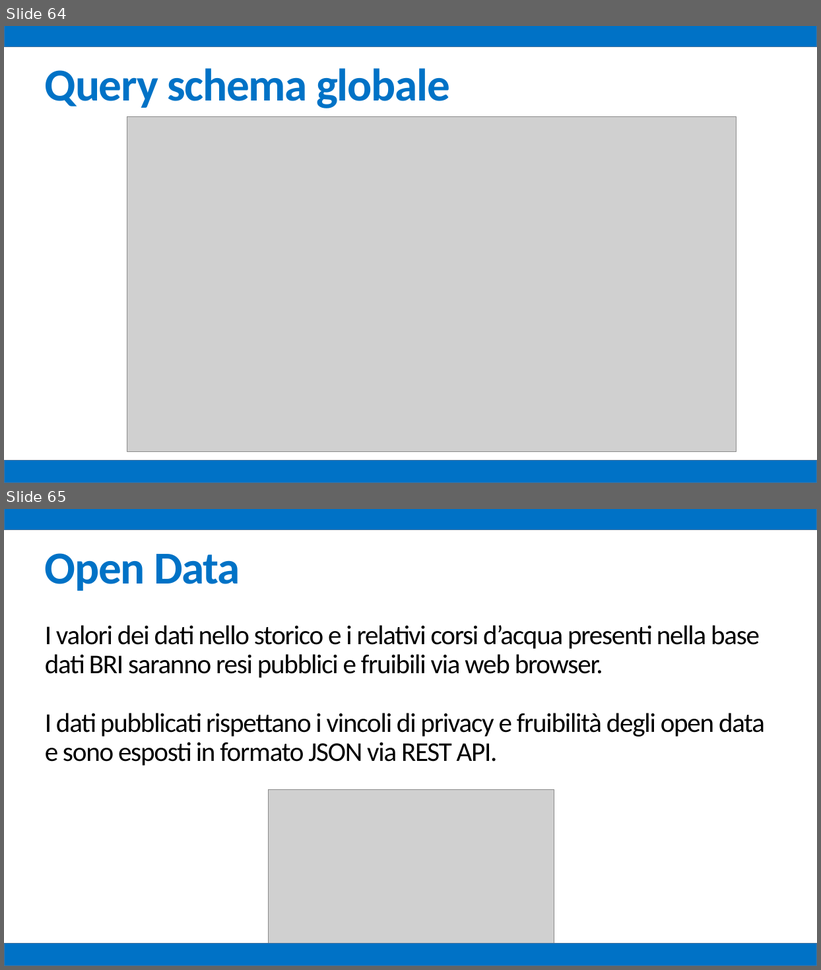
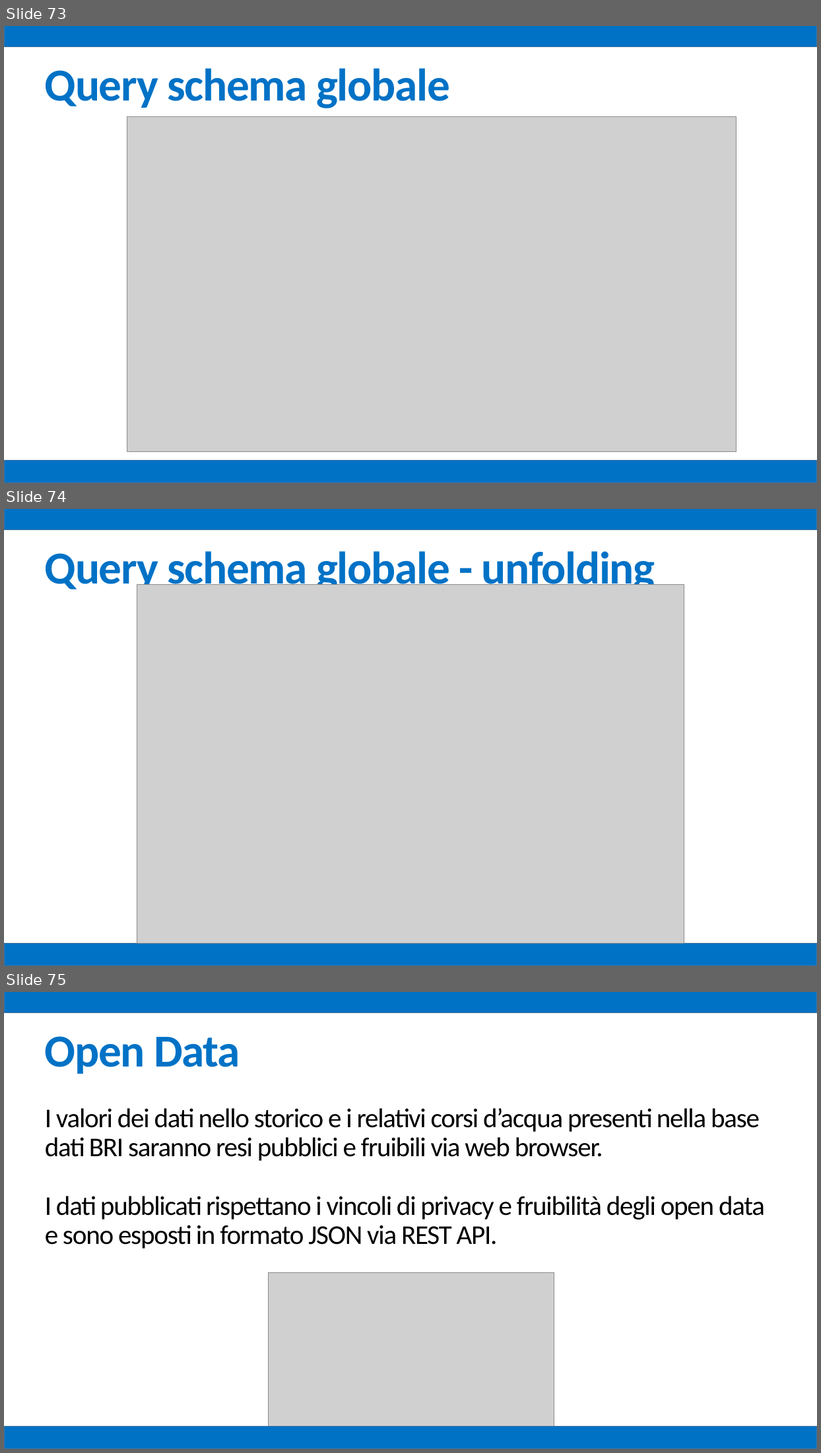
Before and after one commit to mz1991/ProgettoFebbraio2015, a slide deck: Febbraio 2015.pptx. Shown one above the other, each under a label of ours: slides 64 and 65 before the commit, slides 73, 74 and 75 after it. The pictures are 821x970 and 821x1453 pixels, drawn with LibreOffice and Linux fonts; fonts in the diff are those of the drawing; grey boxes stand for pictures. Boxes give left, top, right and bottom in pixels: in the first picture for what was removed or moved away, otherwise in the second. Text is boxed around its words. In the diff, an @@ line names an element or a change of style, - is before the commit and + after.

```diff
--- a/Febbraio 2015.pptx
+++ b/Febbraio 2015.pptx
@@ slide 74 added at [4, 509, 817, 966], background #FFFFFF @@
@@ rectangle added at [4, 509, 817, 530], fill #0072C6, outline #43739E 1 pt @@
@@ text added at [45, 546, 655, 595], 54 pt, text #0072C6, bold @@
+Query schema globale - unfolding
@@ picture added at [137, 584, 684, 943] @@
@@ rectangle added at [4, 943, 817, 966], fill #0072C6, outline #43739E 1 pt @@
@@ what was slide 64 is now slide 73 @@
@@ what was slide 65 is now slide 75 @@
```
Also in this commit, not shown: 6 slides changed, 9 other slides added.
